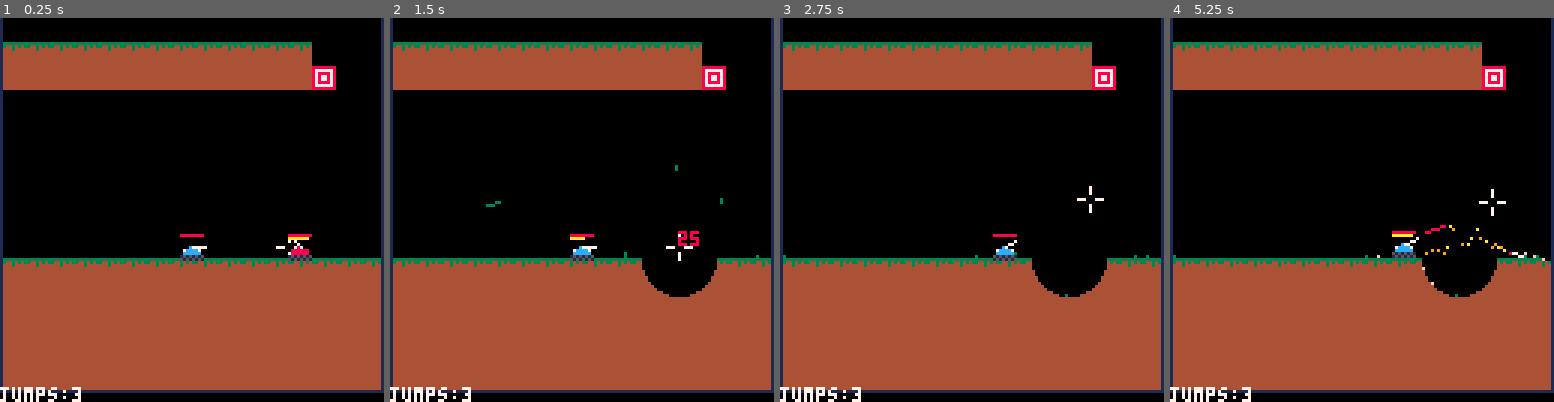
Above: before the commit, frames 1-4 (left to right).
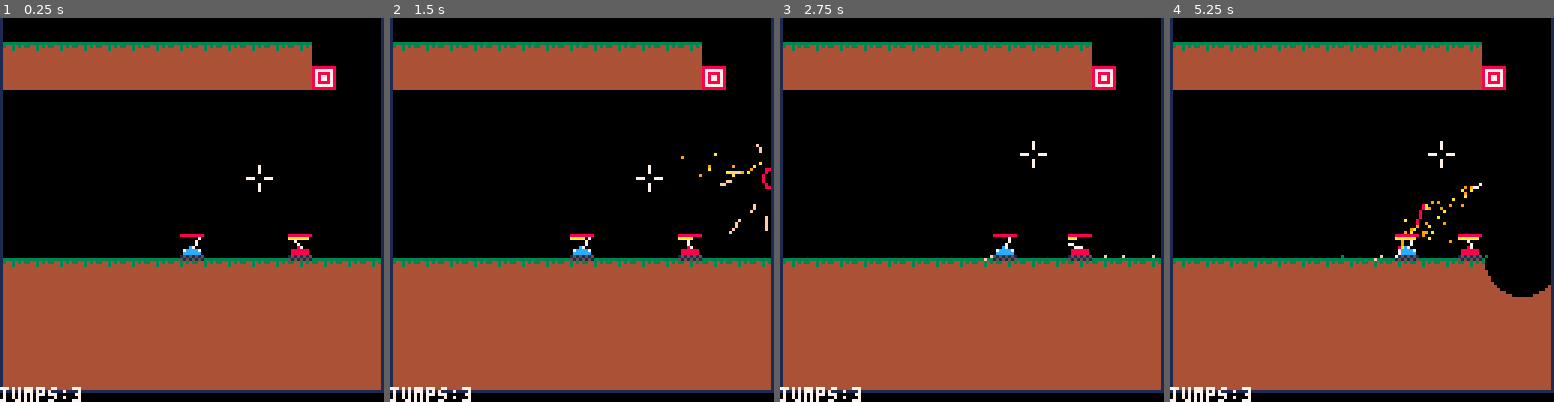
Above: after the commit, the same moments.

Repository: MarrMann/tanks.p8
Game: PICO-8 cartridge tanks.p8
The game is run twice, just before and just after one commit, with the same random seed, the same clock (stepped at 60 frames per second) and the same inputs.
Inputs:
- Up to frame 1 (0.25 s): no input
- Up to frame 2 (1.5 s): tap X (X key) at 0.33, 1.07 s; tap O (Z key) at 0.7 s
- Up to frame 3 (2.75 s): hold Right 1.6-2.1 s; tap O (Z key) at 1.7, 2.1, 2.5 s; tap X (X key) at 1.85 s; hold Up 2.15-2.42 s; hold Right from 2.47 s (still down)
- Up to frame 4 (5.25 s): tap O (Z key) every 0.4 s from 2.9 to 4.9 s; tap X (X key) at 2.97, 4.08, 5.2 s; release Right at 3.03 s; hold Left 3.08-3.58 s; hold Down 3.63-3.97 s; hold Right 4.02-4.68 s; hold Up 4.73-5.03 s; hold Left from 5.08 s (still down)

The runs differ from the first frame. In frame 1, 0.2% of the frame differs, in the area x 50-78%, y 38-62%; in frame 2, 2.4%; in frame 3, 2.0%; in frame 4, 4.0%, in the area x 0-100%, y 32-73%.

Commit message:
better init values, slight stuck in ceiling fix

Diff:
--- a/tanks.p8
+++ b/tanks.p8
@@ -16,7 +16,7 @@
 		yvel=0,
 		move = false,
 		spr = 0,
-		t_angle = 0,
+		t_angle = 0.125,
 		pow = 0.5,
 		is_grounded = true,
 		health=100,
@@ -104,7 +104,7 @@
 
 	-- movement
 	if not p.is_knocked then
-		if btn(⬅️) and (room_state.bounds==false or p.x > 1) then
+		if btn(⬅️) and (room_state.bounds==false or p.x > 0) then
 			local target_x = p.x-1
 			local target_y = get_ground(flr(target_x),fl_y)
 			local angle = atan2(-1,(fl_y-target_y))
@@ -1013,13 +1013,12 @@
 		if inf.didhit and not inf.oob then
 			local hit_x=flr(inf.x)
 			local hit_y=flr(inf.y)
-			local n_x, n_y=get_q_normal(hit_x,hit_y)
 			ent.x=inf.prevx
 			ent.y=inf.prevy
 			ent.xvel=0
 			ent.yvel=0
 			ent.is_knocked=false
-			ent.is_grounded=true
+			ent.is_grounded=mapget(ent.x,ent.y+1) == 0
 			del(knocked_entities, ent)
 		else
 			ent.x += ent.xvel
@@ -1038,7 +1037,7 @@
 
 function get_knockback(ent, exp)
 	local raw_dir_x=ent.x-exp.x
-	local raw_dir_y=ent.y-(exp.y+2) // better sim of center of mass
+	local raw_dir_y=ent.y-(exp.y+2) -- better sim of center of mass
 	local length=sqrt(raw_dir_x^2+raw_dir_y^2)
 	local norm_x=raw_dir_x/length
 	local norm_y=raw_dir_y/length
@@ -1562,7 +1561,7 @@
 end
 -->8
 -- todo
--- currently working on: tanks stuck in ceiling
+-- currently working on: pickup ui
 
 --performance:
 ---could consider batch removal of
